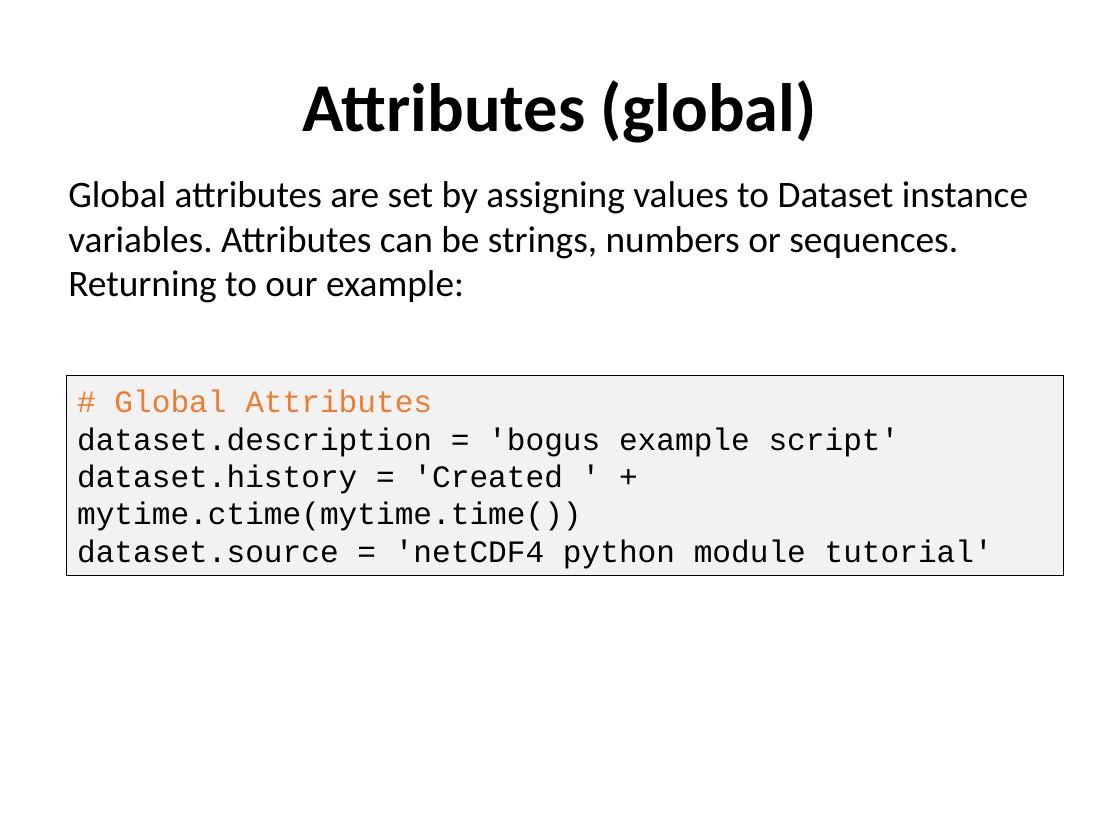
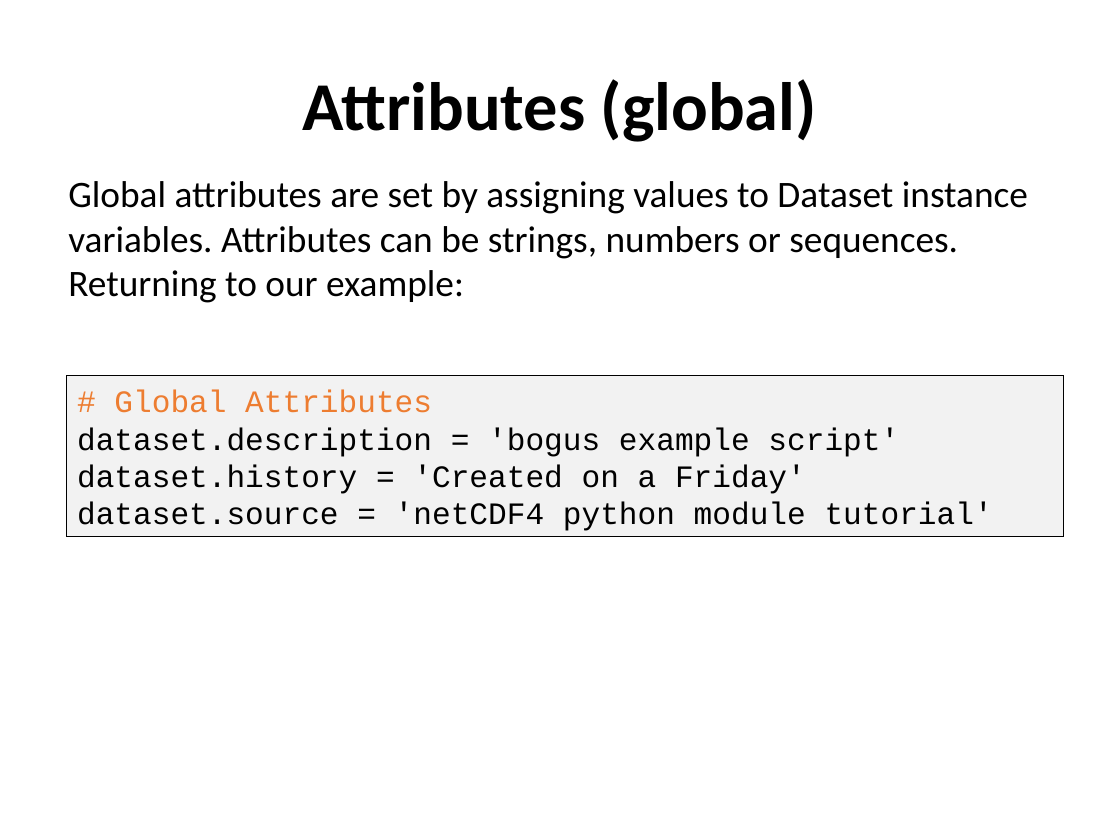
Before and after one commit to ncasuk/ncas-isc, a slide deck: slide 9 of python/presentations/read_write_data/11_create_netcdf_python.pptx (slide 10 before the commit). Drawn at 1120x840 pixels with LibreOffice and Linux fonts; fonts in the diff are those of the drawing; background and template pictures are left out. Boxes give left, top, right and bottom in pixels: in the first picture for what was removed or moved away, otherwise in the second. Text is boxed around its words. In the diff, an @@ line names an element or a change of style, - is before the commit and + after.

```diff
--- a/python/presentations/read_write_data/11_create_netcdf_python.pptx
+++ b/python/presentations/read_write_data/11_create_netcdf_python.pptx
@@ rectangle "# Global Attributes": place and size @@
-rectangle "# Global Attributes" at (66, 376, 1064, 577)
+rectangle "# Global Attributes" at (66, 376, 1064, 538)
@@ text in rectangle at (77, 465, 806, 494): text changed @@
-dataset.history = 'Created ' + mytime.ctime(mytime.time())
+dataset.history = 'Created on a Friday'
```
Also in this commit, not shown: 13 other slides changed, 2 slides removed, 5 other files.
